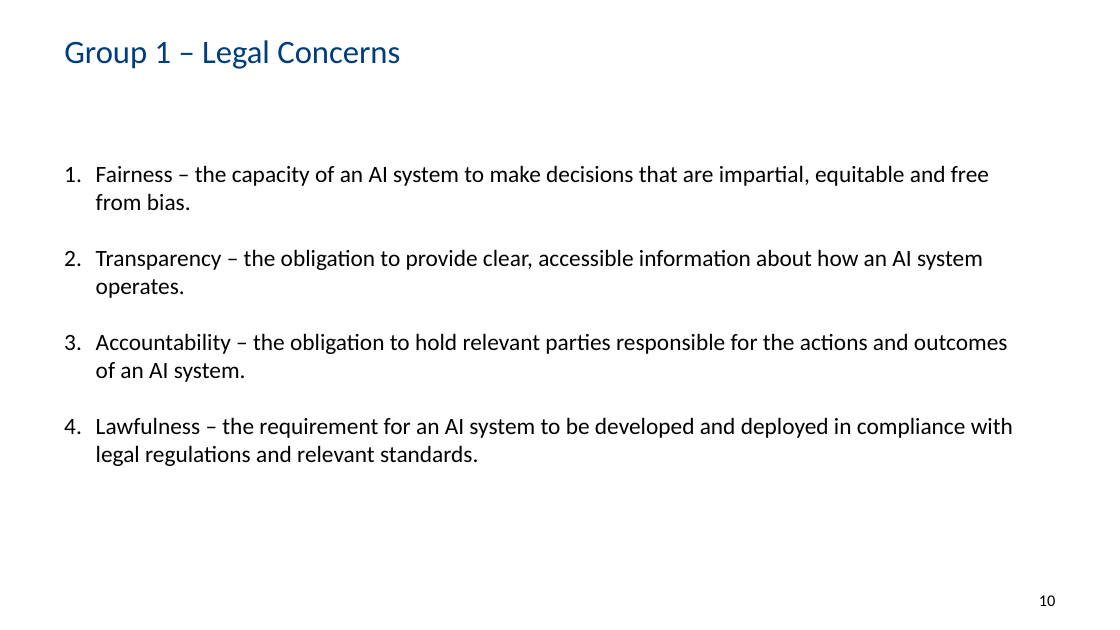
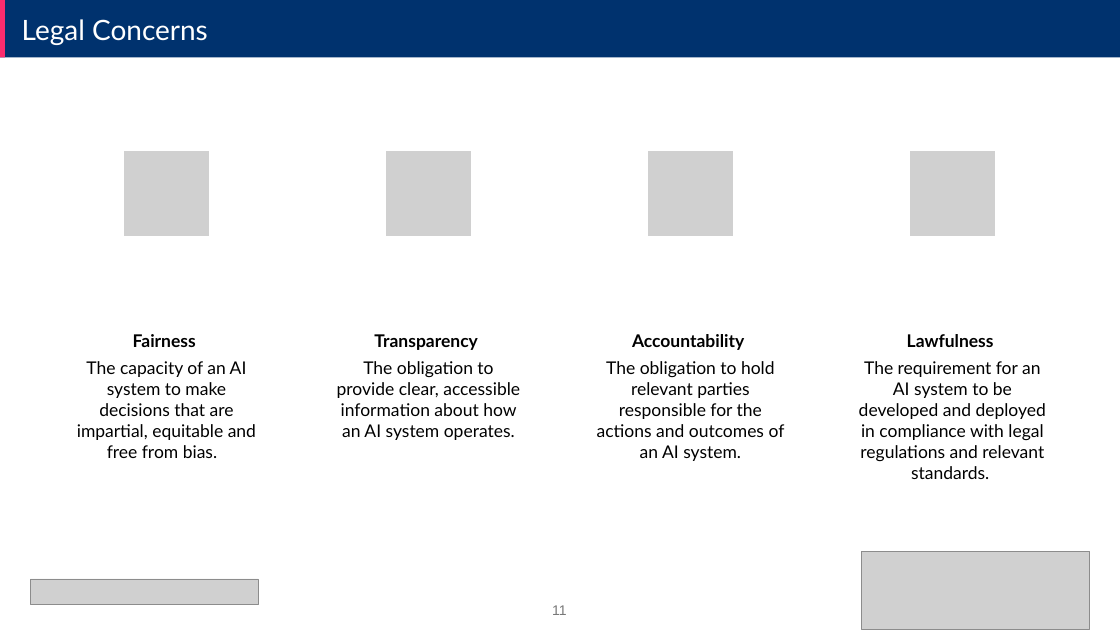
Before and after one commit to ML4NS/ml4ns.github.io, a slide deck: slide 11 of slides/Ethical AI - Principles and Practices/Ethical AI - Principles and Practices.pptx (slide 10 before the commit). Drawn at 1120x630 pixels with LibreOffice and Linux fonts; fonts in the diff are those of the drawing; grey boxes stand for pictures; background and template pictures are left out. Boxes give left, top, right and bottom in pixels: in the first picture for what was removed or moved away, otherwise in the second. Text is boxed around its words. In the diff, an @@ line names an element or a change of style, - is before the commit and + after.

```diff
--- a/slides/Ethical AI - Principles and Practices/Ethical AI - Principles and Practices.pptx
+++ b/slides/Ethical AI - Principles and Practices/Ethical AI - Principles and Practices.pptx
@@ rectangle added at (x1=0, y1=0, x2=1120, y2=57), fill #00326E @@
@@ rectangle added at (x1=0, y1=0, x2=5, y2=57), fill #FA2C6E @@
@@ text "Legal Concerns" at (x1=22, y1=19, x2=208, y2=45): vertical alignment middle to top @@
@@ text at (x1=22, y1=19, x2=208, y2=45): text changed; size 28 to 24 pt; font Calibri to Lato; text colour #003D7D to #FFFFFF @@
-Group 1 – Legal Concerns
+Legal Concerns
@@ text removed at (x1=96, y1=165, x2=1013, y2=466) @@
-1. Fairness – the capacity of an AI system to make decisions that are impartial, equitable and free from bias.
-2. Transparency – the obligation to provide clear, accessible information about how an AI system operates.
-3. Accountability – the obligation to hold relevant parties responsible for the actions and outcomes of an AI system.
-4. Lawfulness – the requirement for an AI system to be developed and deployed in compliance with legal regulations and relevant standards.
@@ group added at (x1=77, y1=150, x2=1046, y2=479): 4 pictures, 4 texts @@
+Fairness
+The capacity of an AI system to make decisions that are impartial, equitable and free from bias.
+Transparency
+The obligation to provide clear, accessible information about how an AI system operates.
+Accountability
+The obligation to hold relevant parties responsible for the actions and outcomes of an AI system.
+Lawfulness
+The requirement for an AI system to be developed and deployed in compliance with legal regulations and relevant standards.
@@ picture added at (x1=862, y1=551, x2=1090, y2=629) @@
@@ picture added at (x1=30, y1=579, x2=258, y2=604) @@
@@ page number removed at (x1=1039, y1=595, x2=1056, y2=606) @@
-10
@@ page number added at (x1=552, y1=605, x2=566, y2=615), 12 pt, text #797979 @@
+11
```
Also in this commit, not shown: 16 other slides changed, 2 slides added, 1 slide removed.
